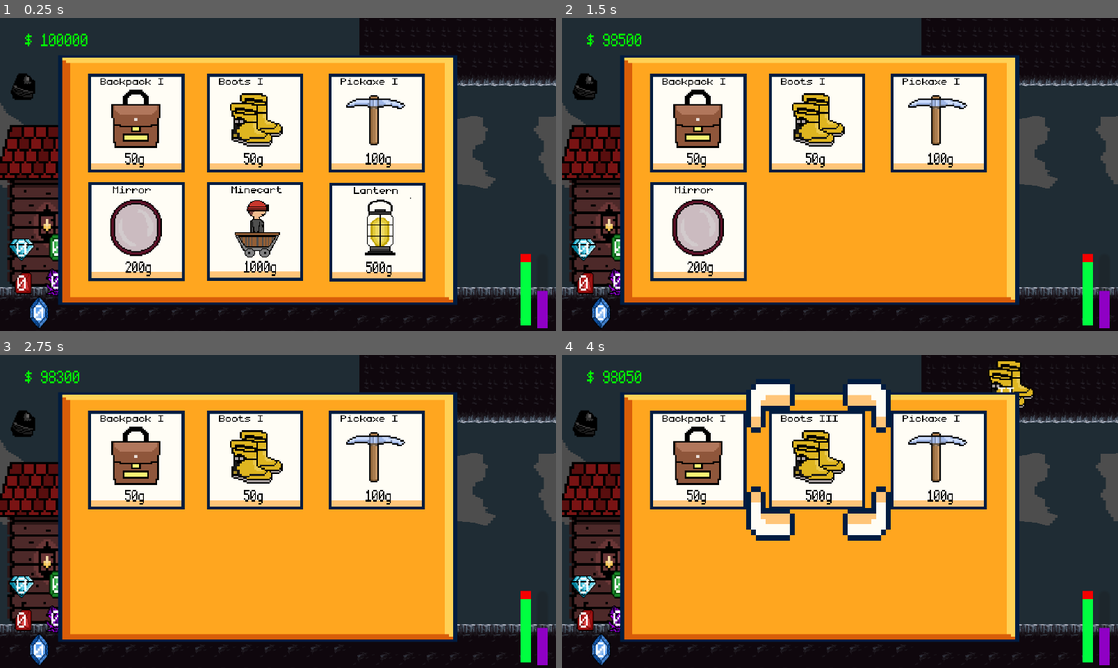
Above: before the commit, frames 1-4 (two rows, left to right).
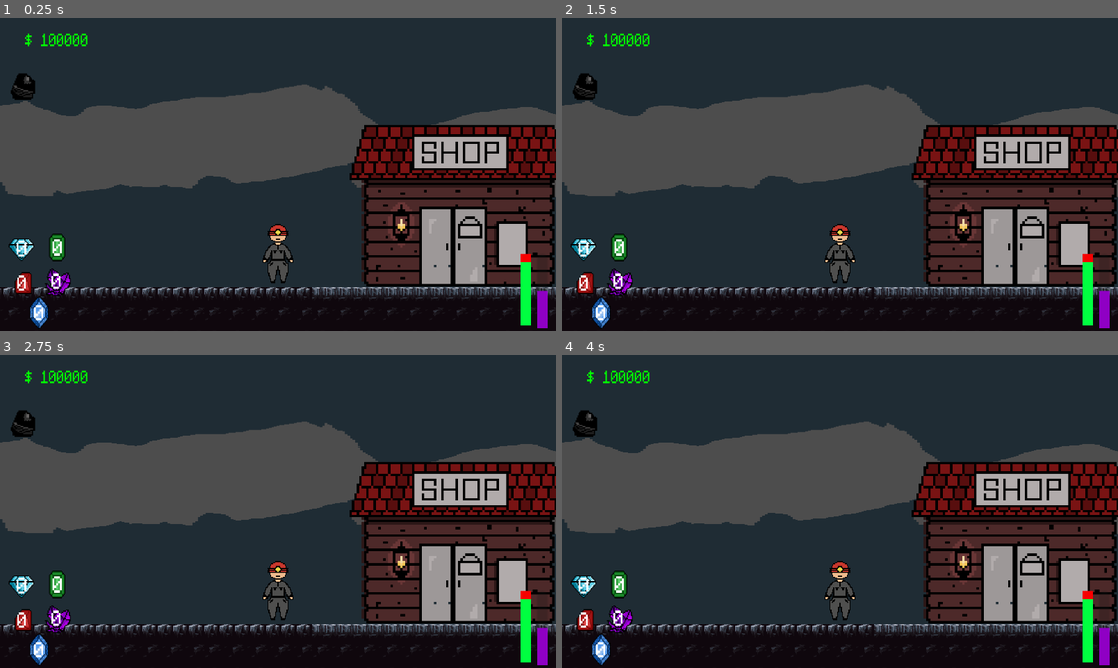
Above: after the commit, the same moments.

Repository: Jrees98/Pirate_Jam_15
Game: Godot game, scene res://Scenes/main.tscn
Same seed, same stepped clock (60 frames per second), same inputs: the game is played once before the commit and once after it. The project has no main scene, so this scene is started directly.
Inputs (mouse positions are in pixels of both pictures, inside the frame that each line leads up to):
- Up to frame 1 (0.25 s): no input
- Up to frame 2 (1.5 s): click (940, 230) at 0.5 s, where only the run before the commit has a clickable "Lantern"; click (817, 230) at 1.25 s, where only the run before the commit has a clickable "Minecart"
- Up to frame 3 (2.75 s): click (139, 567) at 2 s, where only the run before the commit has a clickable "Mirror"
- Up to frame 4 (4 s): click (817, 458) at 2.75 s, where only the run before the commit has a clickable "Boots I"; click (817, 458) at 3.5 s, where only the run before the commit has a clickable "Boots II"

The runs differ from the first frame. In frame 1, 77% of the frame differs, in the area x 0-100%, y 0-98%; in frame 2, 77%; in frame 3, 77%; in frame 4, 78%.

Commit message:
mirror logic added

Diff:
--- a/Global.gd
+++ b/Global.gd
@@ -19,6 +19,7 @@
 
 var regen_energy : bool
 var purchased_minecart : bool
+var dads_health : int
 # Called when the node enters the scene tree for the first time.
 func _ready():
 	blue_gem_chance = 20
--- a/Scenes/main.tscn
+++ b/Scenes/main.tscn
@@ -23,7 +23,7 @@
 script = ExtResource("1_q3ypa")
 
 [node name="Player" parent="." instance=ExtResource("2_sw14p")]
-position = Vector2(-1429, 289)
+position = Vector2(-2163, 287)
 
 [node name="MiningNode" parent="." instance=ExtResource("4_c3t3l")]
 position = Vector2(-91, 281)
@@ -74,6 +74,7 @@
 
 [connection signal="change_area" from="TileMap" to="." method="_on_tile_map_change_area"]
 [connection signal="wagon_entered" from="Wagon" to="." method="_on_wagon_wagon_entered"]
+[connection signal="stop_timer_dad" from="Shop" to="." method="_on_shop_stop_timer_dad"]
 [connection signal="timeout" from="House/Timer" to="." method="_on_timer_timeout"]
 [connection signal="body_entered" from="MiningArea" to="." method="_on_mining_area_body_entered"]
 [connection signal="body_exited" from="MiningArea" to="." method="_on_mining_area_body_exited"]
--- a/Scenes/shop.gd
+++ b/Scenes/shop.gd
@@ -24,6 +24,7 @@
 var minecart_cost := 1000
 var mirror_cost := 200
 
+signal stop_timer_dad
 func _ready():
 	backpackIBought = false
 	backpackIIBought = false
@@ -160,7 +161,7 @@
 func _on_lantern_pressed():
 	if Global.total_coins >= lantern_cost:
 		Global.total_coins = Global.total_coins - lantern_cost
-	$CanvasLayer/Panel/Lantern.queue_free()
+		$CanvasLayer/Panel/Lantern.queue_free()
 
 
 
@@ -180,8 +181,8 @@
 func _on_minecart_pressed():
 	if Global.total_coins >= minecart_cost:
 		Global.total_coins = Global.total_coins - minecart_cost
-	$CanvasLayer/Panel/Minecart.queue_free()
-	Global.purchased_minecart = true
+		$CanvasLayer/Panel/Minecart.queue_free()
+		Global.purchased_minecart = true
 
 ################## MINECART BUTTON END ######################
 
@@ -199,6 +200,15 @@
 func _on_mirror_pressed():
 	if Global.total_coins >= mirror_cost:
 		Global.total_coins = Global.total_coins - mirror_cost
-	$CanvasLayer/Panel/Mirror.queue_free()
-
+		$CanvasLayer/Panel/Mirror.queue_free()
+		$ItemsUI/ProgressBar.show()
+		$ItemsUI/ProgressBar.value = Global.dads_health
+		$ItemsUI/ProgressBar/Timer.start()
+		stop_timer_dad.emit()
+		$ItemsUI/ProgressBar.show()
+		$ItemsUI/Dadsbar.show()
+
+
+func _on_timer_timeout():
+	$ItemsUI/ProgressBar.value -= 10
 ################## MIRROR BUTTON END ######################
--- a/Scenes/shop.tscn
+++ b/Scenes/shop.tscn
@@ -30,6 +30,12 @@
 
 [sub_resource type="StyleBoxEmpty" id="StyleBoxEmpty_mcgod"]
 
+[sub_resource type="StyleBoxFlat" id="StyleBoxFlat_fylq2"]
+bg_color = Color(0.964706, 0, 0, 1)
+
+[sub_resource type="StyleBoxFlat" id="StyleBoxFlat_3mr2t"]
+bg_color = Color(0.411765, 0.772549, 0, 1)
+
 [node name="Shop" type="Area2D"]
 collision_layer = 0
 collision_mask = 2
@@ -43,6 +49,7 @@
 shape = SubResource("RectangleShape2D_85vvl")
 
 [node name="CanvasLayer" type="CanvasLayer" parent="."]
+visible = false
 
 [node name="Panel" type="Panel" parent="CanvasLayer"]
 anchors_preset = 15
@@ -433,6 +440,31 @@
 offset_bottom = 26.8333
 theme_override_fonts/font = ExtResource("7_52eks")
 text = "I"
+
+[node name="ProgressBar" type="ProgressBar" parent="ItemsUI"]
+visible = false
+offset_left = 1171.0
+offset_top = 105.0
+offset_right = 1175.0
+offset_bottom = 132.0
+rotation = 1.5708
+scale = Vector2(10, 10)
+theme_override_styles/background = SubResource("StyleBoxFlat_fylq2")
+theme_override_styles/fill = SubResource("StyleBoxFlat_3mr2t")
+fill_mode = 3
+show_percentage = false
+
+[node name="Timer" type="Timer" parent="ItemsUI/ProgressBar"]
+
+[node name="Dadsbar" type="Label" parent="ItemsUI"]
+visible = false
+offset_left = 927.0
+offset_top = 43.0
+offset_right = 1023.0
+offset_bottom = 66.0
+scale = Vector2(2.33594, 4.97126)
+theme_override_fonts/font = ExtResource("7_52eks")
+text = "Dad's Health bar"
 
 [connection signal="body_entered" from="." to="." method="_on_body_entered"]
 [connection signal="body_exited" from="." to="." method="_on_body_exited"]
@@ -454,3 +486,4 @@
 [connection signal="mouse_entered" from="CanvasLayer/Panel/Mirror" to="." method="_on_mirror_mouse_entered"]
 [connection signal="mouse_exited" from="CanvasLayer/Panel/Mirror" to="." method="_on_mirror_mouse_exited"]
 [connection signal="pressed" from="CanvasLayer/Panel/Mirror" to="." method="_on_mirror_pressed"]
+[connection signal="timeout" from="ItemsUI/ProgressBar/Timer" to="." method="_on_timer_timeout"]
--- a/Scripts/main.gd
+++ b/Scripts/main.gd
@@ -8,7 +8,7 @@
 
 # Called every frame. 'delta' is the elapsed time since the previous frame.
 func _process(delta):
-	pass
+	Global.dads_health = $House/VBoxContainer/DadsHealthBar.value
 
 
 
@@ -43,3 +43,8 @@
 func _on_mining_area_body_exited(body):
 	$Player/RockNodeUI/SanityBar/LoseEnergy.stop()
 	$Player/RockNodeUI/SanityBar/RegainEnergy.start()
+
+
+func _on_shop_stop_timer_dad():
+	$House/Timer.stop()
+	$House/Timer.start()
Not shown: 1 places in Scenes/shop.tscn that only renumber resources
